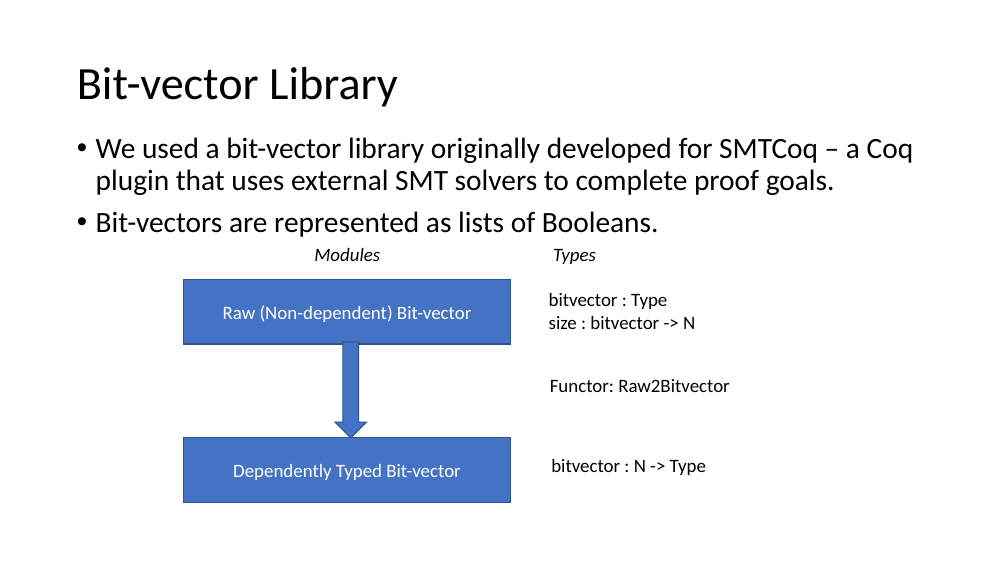
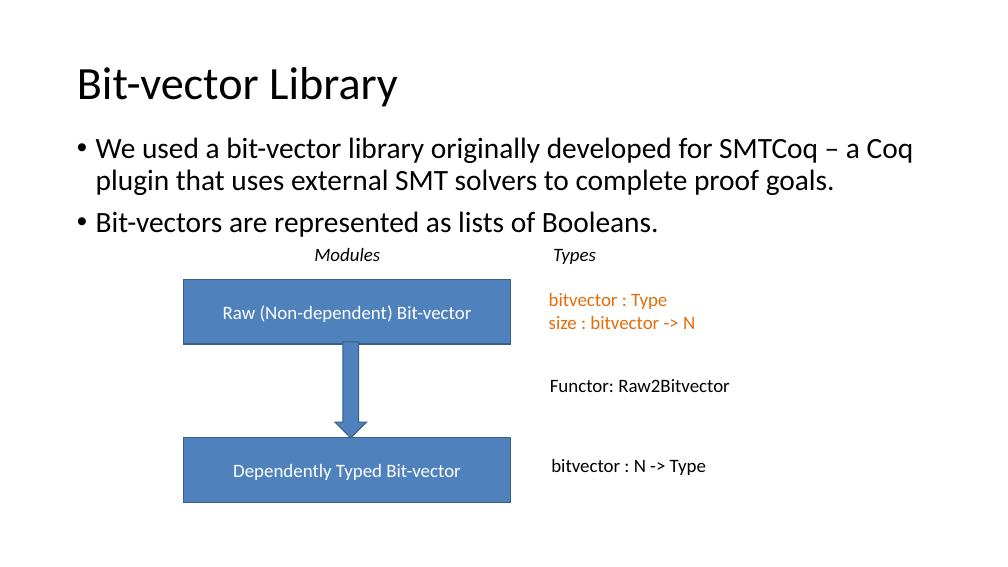
Before and after one commit to arjunvish/pxtp2019presentation, a slide deck: slide 10 of Presentation.pptx (slide 9 before the commit). Drawn at 1008x567 pixels with LibreOffice and Linux fonts; fonts in the diff are those of the drawing. Boxes give left, top, right and bottom in pixels: in the first picture for what was removed or moved away, otherwise in the second. Text is boxed around its words. In the diff, an @@ line names an element or a change of style, - is before the commit and + after.

```diff
--- a/Presentation.pptx
+++ b/Presentation.pptx
@@ text "bitvector : Type size : ..." at (x1=549, y1=293, x2=695, y2=329): text colour #000000 to #E46C0A @@
@@ fill #4472C4 to #4F81BD; outline #325491 1 pt to #3A5F8C 1 pt in 3 elements at (x1=184, y1=280, x2=510, y2=344), (x1=184, y1=438, x2=510, y2=502), (x1=335, y1=342, x2=367, y2=438) @@
```
Also in this commit, not shown: 5 other slides changed, 3 slides added, 1 slide removed.
